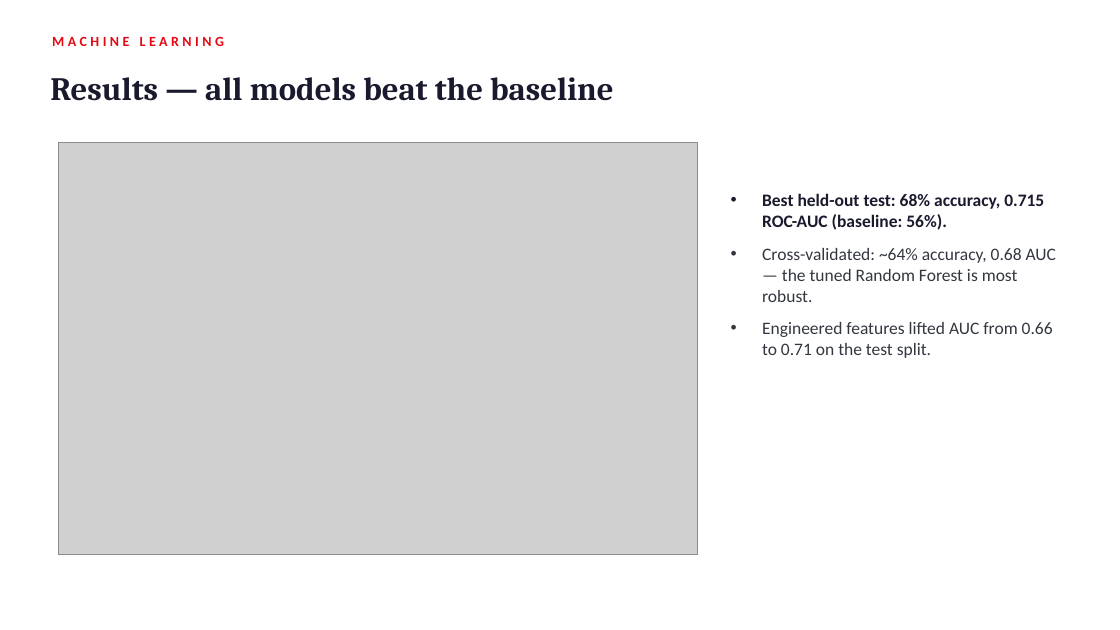
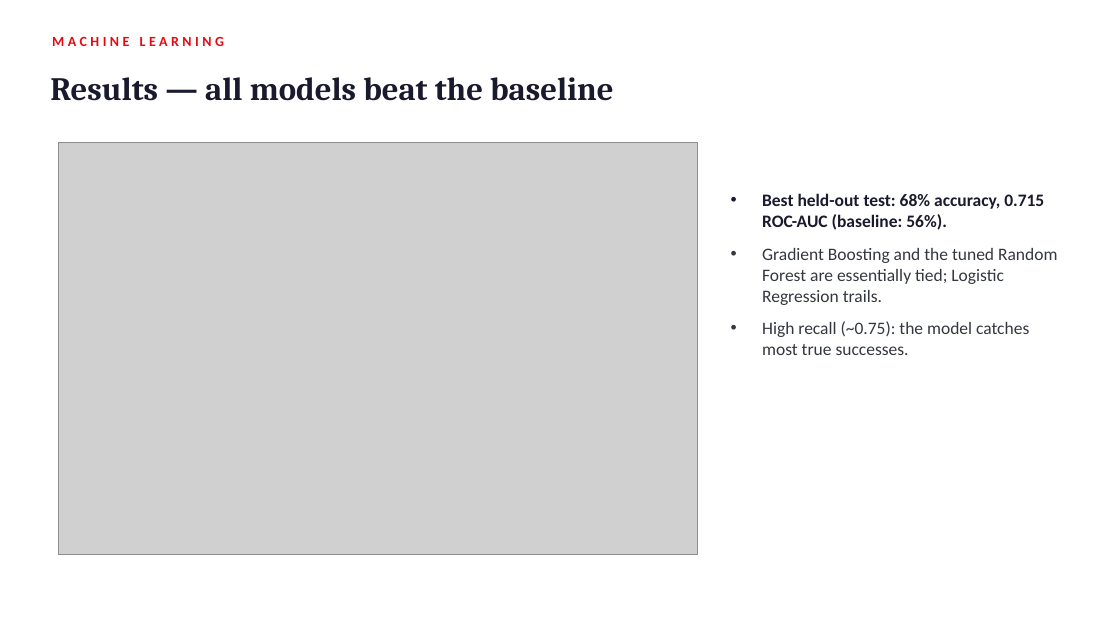
Before and after one commit to bdspeicher12/UMBC-DATA606-Capstone, a slide deck: slide 10 of docs/final_presentation.pptx (slide 12 before the commit). Drawn at 1120x630 pixels with LibreOffice and Linux fonts; fonts in the diff are those of the drawing; grey boxes stand for pictures. Boxes give left, top, right and bottom in pixels: in the first picture for what was removed or moved away, otherwise in the second. Text is boxed around its words. In the diff, an @@ line names an element or a change of style, - is before the commit and + after.

```diff
--- a/docs/final_presentation.pptx
+++ b/docs/final_presentation.pptx
@@ text at (x1=762, y1=248, x2=1057, y2=355): text changed @@
-• Cross-validated: ~64% accuracy, 0.68 AUC — the tuned Random Forest is most robust.
-• Engineered features lifted AUC from 0.66 to 0.71 on the test split.
+• Gradient Boosting and the tuned Random Forest are essentially tied; Logistic Regression trails.
+• High recall (~0.75): the model catches most true successes.
```
Also in this commit, not shown: 8 other slides changed, 4 slides added, 4 slides removed, 2 other files.
